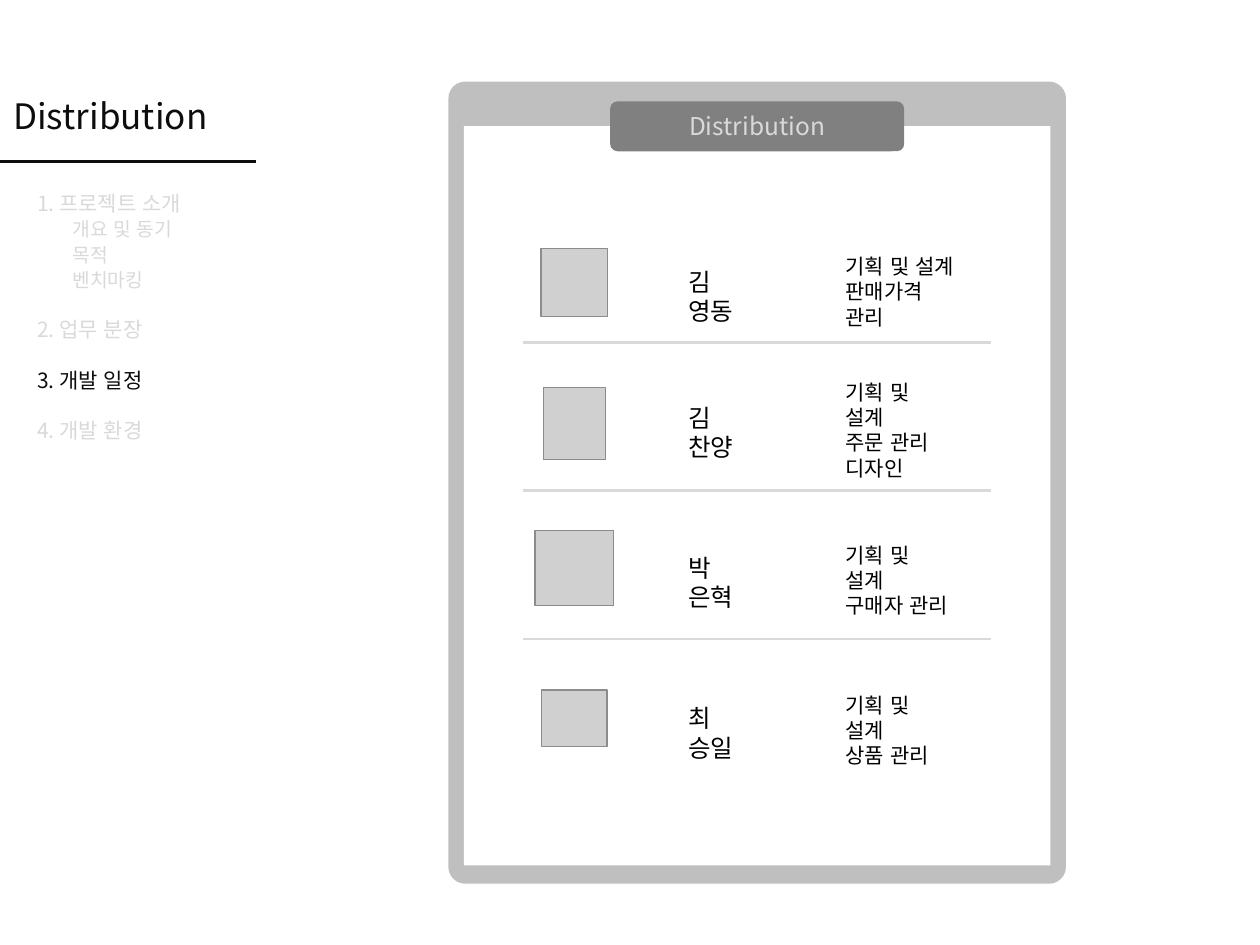
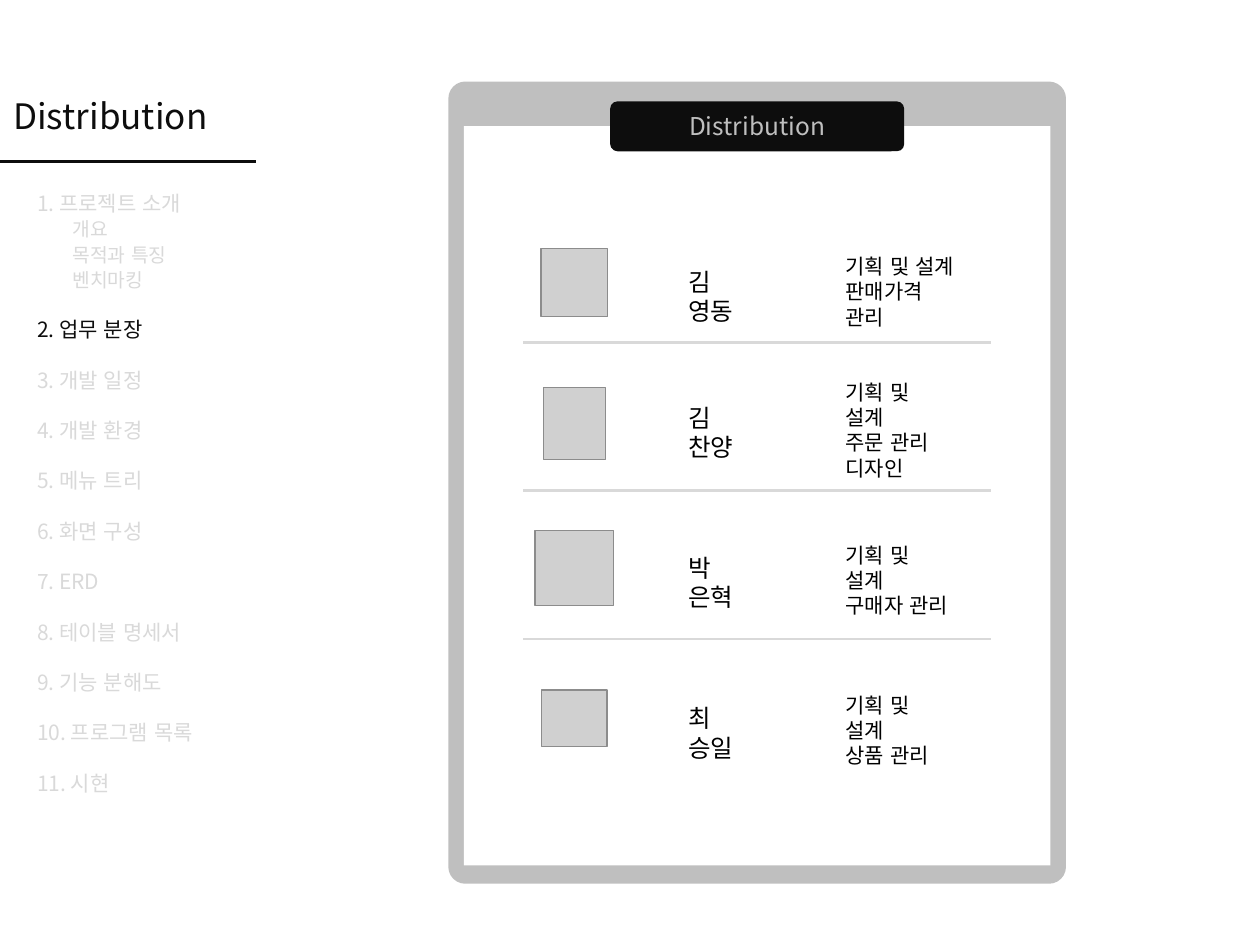
Before and after one commit to theselah/erp-team3, a slide deck: slide 8 of Distribution.pptx (slide 3 before the commit). Drawn at 1260x945 pixels with LibreOffice and Linux fonts; fonts in the diff are those of the drawing; grey boxes stand for pictures. Boxes give left, top, right and bottom in pixels: in the first picture for what was removed or moved away, otherwise in the second. Text is boxed around its words. In the diff, an @@ line names an element or a change of style, - is before the commit and + after.

```diff
--- a/Distribution.pptx
+++ b/Distribution.pptx
@@ rounded rectangle at (610, 101, 903, 151): fill #808080 to #0D0D0D @@
@@ text "Distribution" at (689, 115, 825, 136): text colour #D9D9D9 to #BFBFBF @@
@@ text at (72, 215, 166, 293): text changed @@
-개요 및 동기
-목적
-벤치마킹
+개요
+목적과 특징
+벤치마킹
@@ text at (37, 319, 143, 394): text colour #D9D9D9 to #0D0D0D in "2. 업무 분장"; text colour #0D0D0D to #D9D9D9 in "3. 개발 일정" @@
@@ text at (37, 465, 193, 797): paragraphs added @@
+5. 메뉴 트리
+6. 화면 구성
+7. ERD
+8. 테이블 명세서
+9. 기능 분해도
+10. 프로그램 목록
+11. 시현
```
Also in this commit, not shown: 6 other slides changed, 8 slides added, 3 slides removed.
